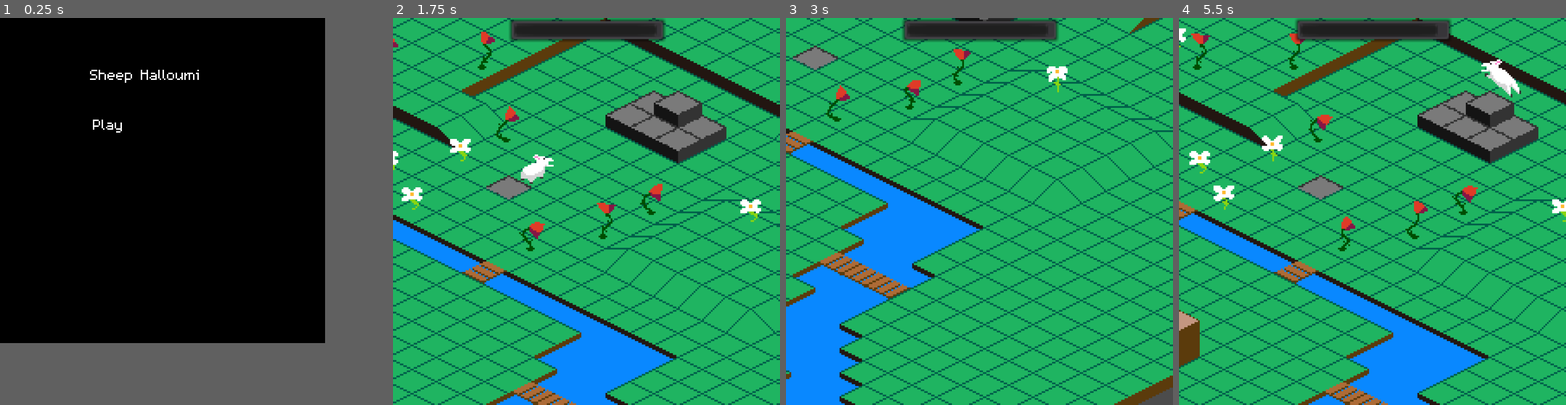
Above: before the commit, frames 1-4 (left to right).
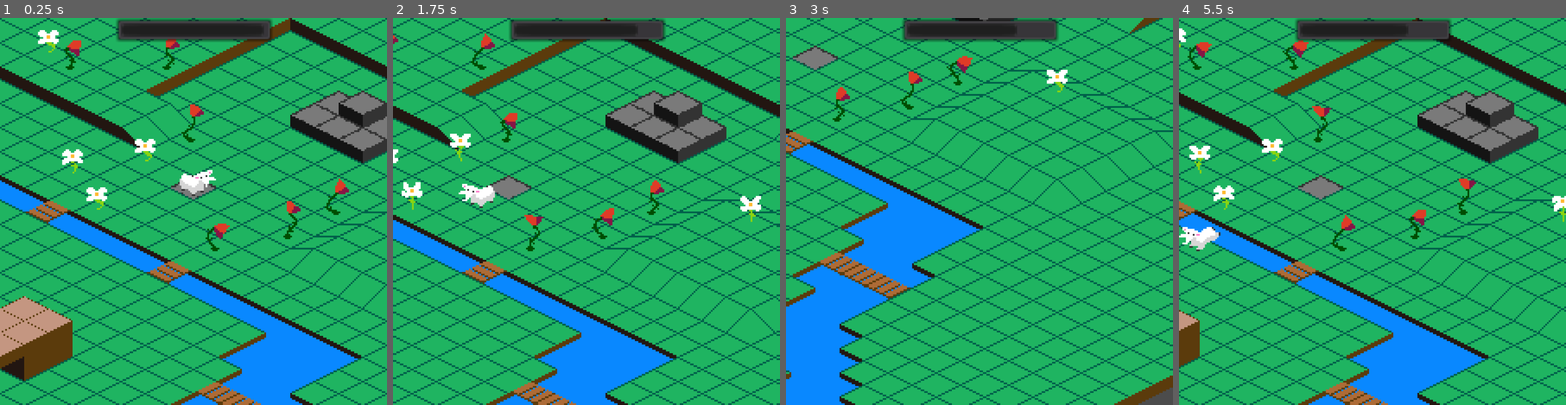
Above: after the commit, the same moments.

Repository: JuggleRob/LD46
Game: Godot game, scene res://src/Game/Game.tscn
The game is run twice, just before and just after one commit, with the same random seed, the same clock (stepped at 60 frames per second) and the same inputs. Before the commit the project starts from res://src/Screens/StartScreen.tscn.
Inputs (mouse positions are in pixels of both pictures, inside the frame that each line leads up to):
- Up to frame 1 (0.25 s): no input
- Up to frame 2 (1.75 s): click (501, 122) at 0.5 s, where only the run before the commit has a clickable "Play"; tap Enter (ui_accept) at 1.25 s; move the mouse to (625, 165) at 1.27 s; hold Right (ui_right) from 1.28 s (still down); hold Enter (ui_accept) from 1.28 s (still down); click (625, 165) at 1.42 s
- Up to frame 3 (3 s): move the mouse to (882, 196) at 2.02 s; release Right (ui_right) at 2.03 s; release Enter (ui_accept) at 2.03 s; hold Down (ui_down) 2.03-2.78 s; tap Enter (ui_accept) at 2.1, 2.27, 2.57 s; move the mouse to (979, 110) at 2.77 s; hold Right (ui_right) from 2.78 s (still down); hold Enter (ui_accept) from 2.78 s (still down)
- Up to frame 4 (5.5 s): move the mouse to (1326, 246) at 3.52 s; release Right (ui_right) at 3.53 s; release Enter (ui_accept) at 3.53 s; hold Up (ui_up) 3.53-4.28 s; tap Enter (ui_accept) at 3.6, 3.77, 4.07, 5.1, 5.27 s; click (1326, 246) at 3.67 s; move the mouse to (1438, 230) at 4.27 s; hold Enter (ui_accept) 4.28-5.03 s; hold Left (ui_left) from 4.28 s (still down); move the mouse to (1244, 130) at 5.02 s
In our replay, in frame 1 the window is 672x672 before the commit and 800x800 after it. These sizes can differ from the game's own. Grey fills any space a smaller window leaves; there, only what the larger window draws over its background counts as a difference.

The runs differ from the first frame. In frame 1, 82% of the frame differs, in the area x 0-100%, y 0-100%; in frame 2, 2.5%; in frame 3, 0.9%; in frame 4, 2.8%.

Commit message:
Time for chewing

Diff:
--- a/project.godot
+++ b/project.godot
@@ -27,7 +27,7 @@
 [application]
 
 config/name="LD46"
-run/main_scene="res://src/Screens/StartScreen.tscn"
+run/main_scene="res://src/Game/Game.tscn"
 config/icon="res://icon.png"
 
 [autoload]
--- a/src/Actors/Sheep.gd
+++ b/src/Actors/Sheep.gd
@@ -4,12 +4,13 @@
 signal show_game_over
 
 var path
-var stomach = 100
-var hunger_rate = 1
+var stomach = 65
+var hunger_rate = 5
 var eat_rate = 30
 var eat_countdown = 0
 var eat_duration = 1
 var move_dir
+var face_dir
 var sight = 5
 var objects
 var base_sprite_position
@@ -22,10 +23,12 @@
 	objects = $"/root/Game/Objects"
 	base_sprite_position = Vector2(10, -6)
 	$AnimationPlayer/sprite.position = base_sprite_position
-
+	Globals.paused = true
 
 func set_move_dir(move_vector_diam):
 	move_dir = move_vector_diam
+	if move_dir != Vector2(0, 0):
+		face_dir = move_dir
 	var move_vector_rect = Globals.diam_to_rect(move_vector_diam)
 	if move_vector_rect == Vector2(0, 0):
 		$AnimationPlayer/sprite.animation = "idle"
@@ -45,9 +48,8 @@
 	.set_coords(coords)
 	$AnimationPlayer/sprite.offset = self.position
 
-# finds a next jump and keeps sprite accurate
-func jump_ends():
-	if Globals.game_over:
+func idle_ends():
+	if Globals.game_over or Globals.paused:
 		return
 	self.set_coords(self.diam_coords + self.move_dir)
 	# Die if in water
@@ -56,10 +58,15 @@
 		die()
 		return
 	# Eat flowers, if any
-	objects.eat_at_coords(self.diam_coords, self)
-	if move_dir == Vector2(0, 0):
+	var eaten = objects.eat_at_coords(self.diam_coords, self)
+#	if move_dir == Vector2(0, 0):
+#		return
+	# Idle for a turn
+	if eaten:
+		set_move_dir(Vector2(0, 0))
 		return
-	# Decide next jump
+	# Done idling, decide next jump!
+	move_dir = face_dir
 	var left_dir = move_dir.rotated(-0.5 * PI)
 	left_dir = Vector2(round(left_dir.x), round(left_dir.y))
 	var right_dir = move_dir.rotated(0.5 * PI)
@@ -102,6 +109,13 @@
 				break
 		if backtrack:
 			set_move_dir(-move_dir)
+
+# finds a next jump and keeps sprite accurate
+func jump_ends():
+	Globals.distance_covered += 1
+	if Globals.game_over:
+		return
+	idle_ends()
 #	var test = randi() % 4
 #	if test == 0:
 #		set_move_dir(Vector2(1, 0))
@@ -130,12 +144,14 @@
 
 func _input(event):
 	if event.is_action_pressed("ui_accept"):
-		set_move_dir(Vector2(0, -1))
-
+		Globals.paused = false
+		set_move_dir(Vector2(0, 1))
 
 func _on_sprite_animation_finished():
 	var anim = $AnimationPlayer/sprite.animation
-	if anim == "up" or anim == "down":
+	if anim == "idle":
+		idle_ends()
+	elif anim == "jump_se" or anim == "jump_ne":
 		jump_ends()
 	elif anim == "death":
 		emit_signal("show_game_over")
--- a/src/Actors/Sheep.tscn
+++ b/src/Actors/Sheep.tscn
@@ -282,7 +282,6 @@
 [node name="sprite" type="AnimatedSprite" parent="AnimationPlayer"]
 frames = SubResource( 55 )
 animation = "death"
-frame = 9
+frame = 16
 playing = true
 [connection signal="animation_finished" from="AnimationPlayer/sprite" to="." method="_on_sprite_animation_finished"]
-[connection signal="animation_finished" from="AnimationPlayer/sprite" to="." method="jump_ends"]
--- a/src/Game/Game.gd
+++ b/src/Game/Game.gd
@@ -3,6 +3,9 @@
 func _ready():
 	OS.set_window_size(Globals.stretch_size)
 	Globals.game_over = false
+	Globals.distance_covered = 0
+	Globals.flowers_eaten = 0
+	Globals.paused = true
 
 func _on_Schaap_show_game_over():
 	get_tree().change_scene("res://src/Screens/EndScreen.tscn")
--- a/src/Game/Game.tscn
+++ b/src/Game/Game.tscn
@@ -35,7 +35,9 @@
 margin_left = -45.5
 margin_right = 45.5
 margin_bottom = 14.0
-value = 70.0
+max_value = 65.0
+step = 1.0
+value = 65.0
 percent_visible = false
 script = ExtResource( 5 )
 __meta__ = {
--- a/src/Game/Objects.gd
+++ b/src/Game/Objects.gd
@@ -33,6 +33,7 @@
 	if obj_array != null:
 		for obj in obj_array:
 			if obj is Flower:
+				Globals.flowers_eaten += 1
 				if obj.animation == "flower_good":
 					eater.eat_countdown = eater.eat_duration
 				elif obj.animation == "flower_bad":
@@ -44,3 +45,5 @@
 				obj.queue_free()
 		if obj_array.size() == 0:
 			objects.erase(coords)
+		return true
+	return false
--- a/src/Globals.gd
+++ b/src/Globals.gd
@@ -7,8 +7,12 @@
 var rows_and_cols = Vector2()
 var patch_size
 var game_over = false
+var paused = true
 const height_offset_base = Vector2(0, -5)
 const mouse_offset = Vector2(0, -21)
+
+var flowers_eaten = 0
+var distance_covered = 0
 
 func rect_to_diam(v):
 	return Vector2(v.x + v.y, v.y - v.x)
--- a/src/Screens/EndScreen.gd
+++ b/src/Screens/EndScreen.gd
@@ -4,3 +4,5 @@
 
 func _ready() -> void:
 	anim_player.play("drop")
+	$score.text = "Distance covered: " + str(Globals.distance_covered)
+	$flowers_eaten.text = "Flowers eaten: " + str(Globals.flowers_eaten)
--- a/src/Screens/EndScreen.tscn
+++ b/src/Screens/EndScreen.tscn
@@ -31,7 +31,7 @@
 "times": PoolRealArray( 0, 0.3, 0.7, 1.3 ),
 "transitions": PoolRealArray( 1, 1, 1, 0.406126 ),
 "update": 0,
-"values": [ Vector2( 122.28, -14.6303 ), Vector2( 122.28, -14.6303 ), Vector2( 122.28, -14.6303 ), Vector2( 122.28, 75.6198 ) ]
+"values": [ Vector2( 50, -14.63 ), Vector2( 50, -14.63 ), Vector2( 50, -14.63 ), Vector2( 50, 75.62 ) ]
 }
 tracks/2/type = "value"
 tracks/2/path = NodePath("score:rect_position")
@@ -43,7 +43,7 @@
 "times": PoolRealArray( 0, 0.3, 0.8, 1.5 ),
 "transitions": PoolRealArray( 1, 1, 1, 1 ),
 "update": 0,
-"values": [ Vector2( 122.28, -14.6303 ), Vector2( 122.28, -14.6303 ), Vector2( 122.28, -14.6303 ), Vector2( 122.28, 92.7198 ) ]
+"values": [ Vector2( 50, -14.63 ), Vector2( 50, -14.63 ), Vector2( 50, -14.63 ), Vector2( 50, 92.72 ) ]
 }
 tracks/3/type = "value"
 tracks/3/path = NodePath("play_button:rect_position")
@@ -55,7 +55,7 @@
 "times": PoolRealArray( 0, 0.3, 0.9, 1.7 ),
 "transitions": PoolRealArray( 1, 1, 1, 1 ),
 "update": 0,
-"values": [ Vector2( 122.28, -14.6303 ), Vector2( 122.28, -14.6303 ), Vector2( 122.28, -14.6303 ), Vector2( 122.28, 111.72 ) ]
+"values": [ Vector2( 50, -14.63 ), Vector2( 50, -14.63 ), Vector2( 50, -14.63 ), Vector2( 50, 111.72 ) ]
 }
 
 [node name="EndScreen" type="Control"]
@@ -80,7 +80,7 @@
 anchor_bottom = 1.0
 margin_top = -104.0
 margin_right = 113.0
-margin_bottom = -12.9988
+margin_bottom = -12.9974
 texture = ExtResource( 4 )
 __meta__ = {
 "_edit_use_anchors_": false
@@ -89,15 +89,15 @@
 [node name="flowers_eaten" type="Label" parent="."]
 anchor_left = 0.5
 anchor_right = 0.5
-margin_left = 10.2798
-margin_top = 75.6198
-margin_right = 86.2798
-margin_bottom = 88.6198
+margin_left = -62.0
+margin_top = 75.62
+margin_right = 68.0
+margin_bottom = 90.62
 size_flags_horizontal = 3
 size_flags_vertical = 6
 custom_colors/font_color = Color( 0, 0, 0, 1 )
 text = "Flowers eaten:"
-align = 1
+align = 2
 __meta__ = {
 "_edit_use_anchors_": false
 }
@@ -105,27 +105,28 @@
 [node name="score" type="Label" parent="."]
 anchor_left = 0.5
 anchor_right = 0.5
-margin_left = 10.2798
-margin_top = 92.7198
-margin_right = 86.2798
-margin_bottom = 105.72
+margin_left = -62.0
+margin_top = 92.72
+margin_right = 68.0
+margin_bottom = 107.72
 size_flags_horizontal = 3
 size_flags_vertical = 7
 custom_colors/font_color = Color( 0, 0, 0, 1 )
-text = "score"
-align = 1
+text = "Distance covered:"
+align = 2
 
 [node name="play_button" parent="." instance=ExtResource( 2 )]
 anchor_left = 0.5
 anchor_right = 0.5
-margin_left = 10.2798
+margin_left = -62.0
 margin_top = 111.72
-margin_right = 86.2798
-margin_bottom = 124.72
+margin_right = 68.0
+margin_bottom = 126.72
 custom_colors/font_color_disabled = Color( 0, 0, 0, 1 )
 custom_colors/font_color = Color( 0, 0, 0, 1 )
 custom_colors/font_color_hover = Color( 0.529412, 0.0627451, 0.0627451, 1 )
 custom_colors/font_color_pressed = Color( 0.529412, 0.0627451, 0.0627451, 1 )
+align = 2
 
 [node name="AnimationPlayer" type="AnimationPlayer" parent="."]
 anims/drop = SubResource( 1 )
--- /dev/null
+++ b/src/Screens/StartScreen.gd
@@ -0,0 +1,5 @@
+extends Control
+
+# Called when the node enters the scene tree for the first time.
+func _ready():
+	OS.set_window_size(Globals.stretch_size)
--- a/src/Screens/StartScreen.tscn
+++ b/src/Screens/StartScreen.tscn
@@ -1,13 +1,15 @@
-[gd_scene load_steps=3 format=2]
+[gd_scene load_steps=4 format=2]
 
 [ext_resource path="res://assets/font/theme.tres" type="Theme" id=1]
 [ext_resource path="res://src/UI/play_button.tscn" type="PackedScene" id=2]
+[ext_resource path="res://src/Screens/StartScreen.gd" type="Script" id=3]
 
 [node name="StartScreen" type="Control"]
 anchor_right = 1.0
 anchor_bottom = 1.0
 rect_pivot_offset = Vector2( -494.368, -123.789 )
 theme = ExtResource( 1 )
+script = ExtResource( 3 )
 __meta__ = {
 "_edit_use_anchors_": false
 }
@@ -16,6 +18,9 @@
 anchor_right = 1.0
 anchor_bottom = 1.0
 color = Color( 0, 0, 0, 1 )
+__meta__ = {
+"_edit_use_anchors_": false
+}
 
 [node name="title" type="Label" parent="."]
 anchor_left = 0.5
